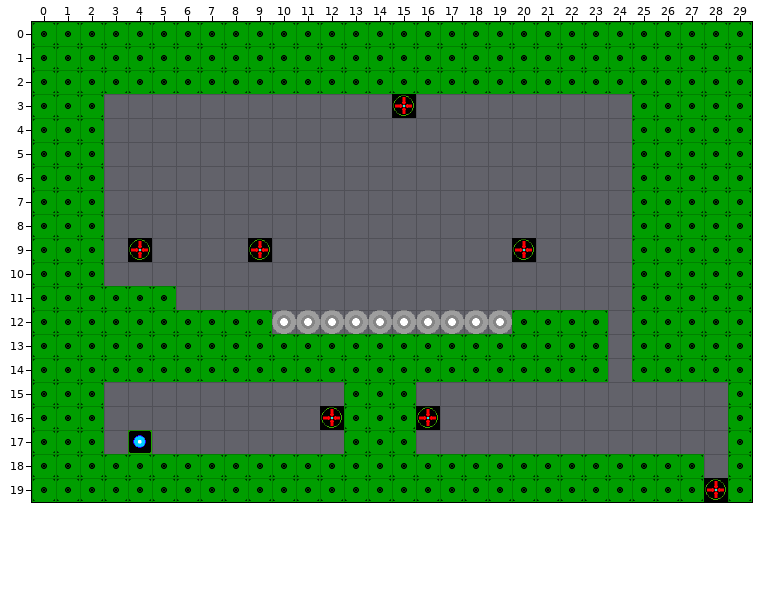
One commit to this Tiled map: tiled/maps/level3.tmx. The first picture shows the starting point.
Cells are 32x32 px. Shown: x 0..29, y 0..19.
Now the later version:
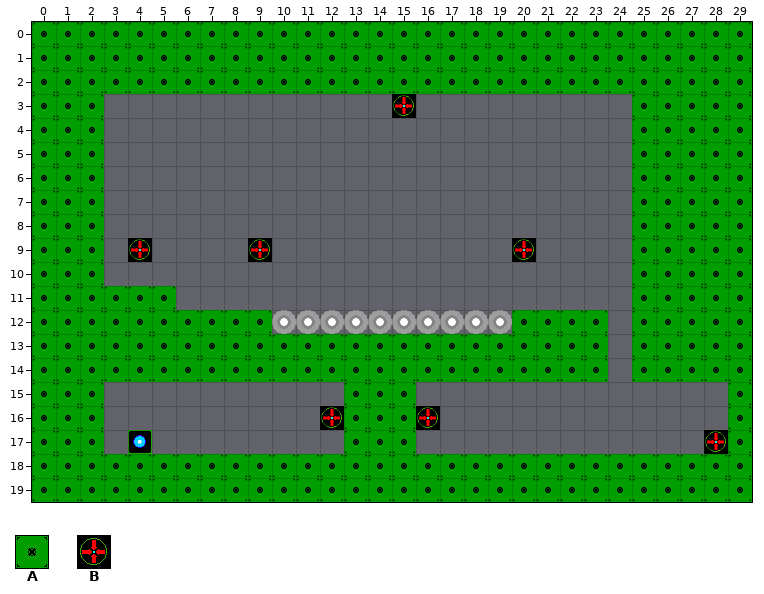
Key: from "Props": A 0 "Tile", B 1 "Placeholder".
_ is an empty cell.
Objects are placed by their top-left corner, in cells (3,4 is the top-left corner of cell 3,4); size is 1x1 cell unless given.
Tiles of an added or newly shown layer are drawn over the layers below it.
Change:
Layer "Objects":
changed: B "Portal" at 28,19 -> B "PortalHid" at 28,19
added: B "Trigger" at 28,17
Layer "FakeTiles" (added):
y 18..19: x 28 _ -> A
Pixel boxes of the changes (left, top, right, bottom) in both pictures:
changed: (704, 430, 728, 502)
